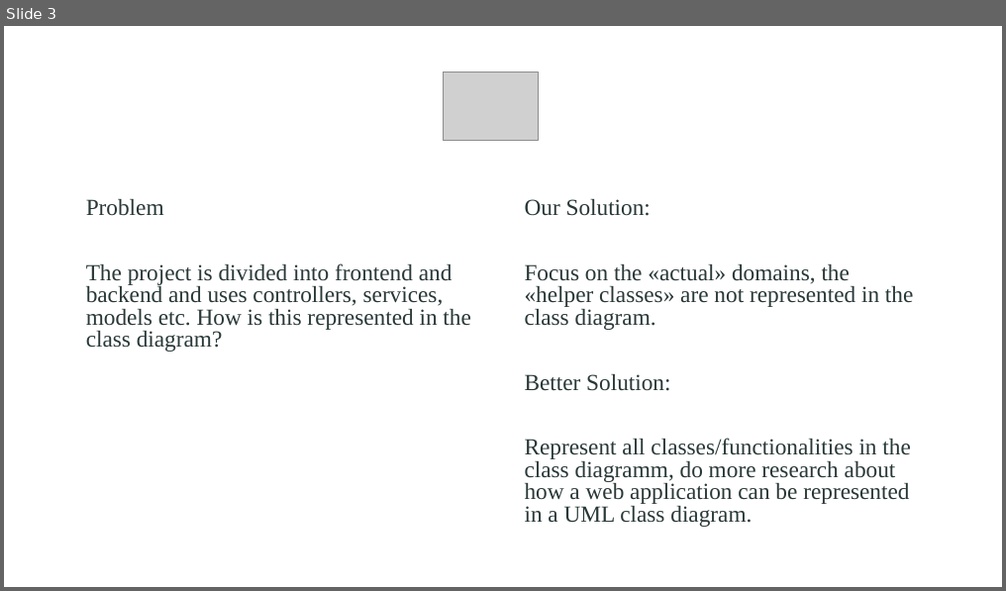
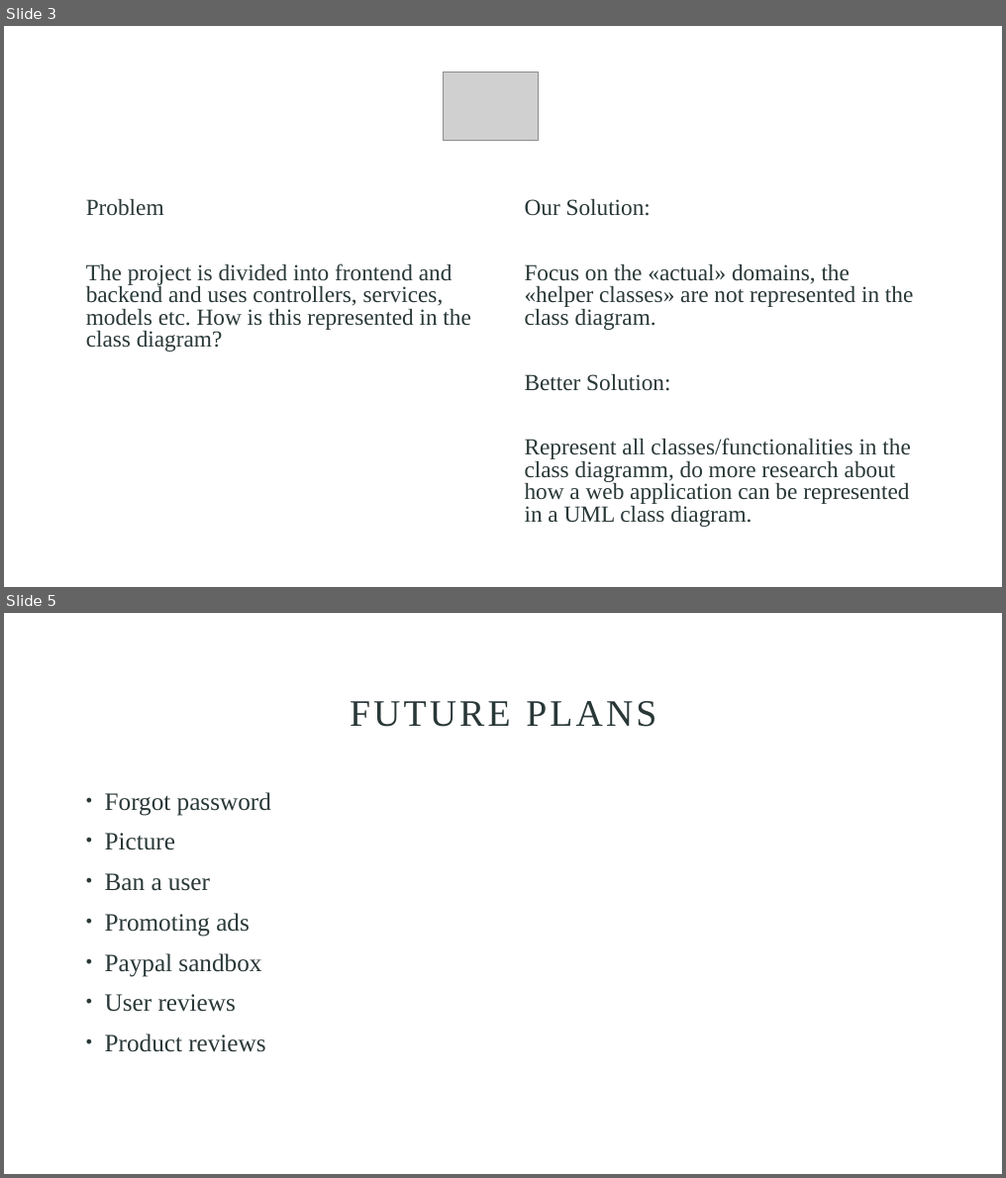
Before and after one commit to scg-unibe-ch/ese2020-team1, a slide deck: CARTs.pptx. Shown one above the other, each under a label of ours: slide 3 before the commit, slides 3 and 5 after it; the slides between them are not shown. The pictures are 1006x591 and 1006x1178 pixels, drawn with LibreOffice and Linux fonts; fonts in the diff are those of the drawing; grey boxes stand for pictures. Boxes give left, top, right and bottom in pixels: in the first picture for what was removed or moved away, otherwise in the second. Text is boxed around its words. In the diff, an @@ line names an element or a change of style, - is before the commit and + after.

```diff
--- a/CARTs.pptx
+++ b/CARTs.pptx
@@ slide 5 added at [4,613,1002,1174], background #FFFFFF @@
@@ title added at [350,701,656,727], 36 pt, text #293737 @@
+FUTURE PLANS
@@ text added at [105,792,271,1053], 24 pt, text #293737 @@
+• Forgot password
+• Picture
+• Ban a user
+• Promoting ads
+• Paypal sandbox
+• User reviews
+• Product reviews
```
Also in this commit, not shown: 1 slide changed, 3 other files.
